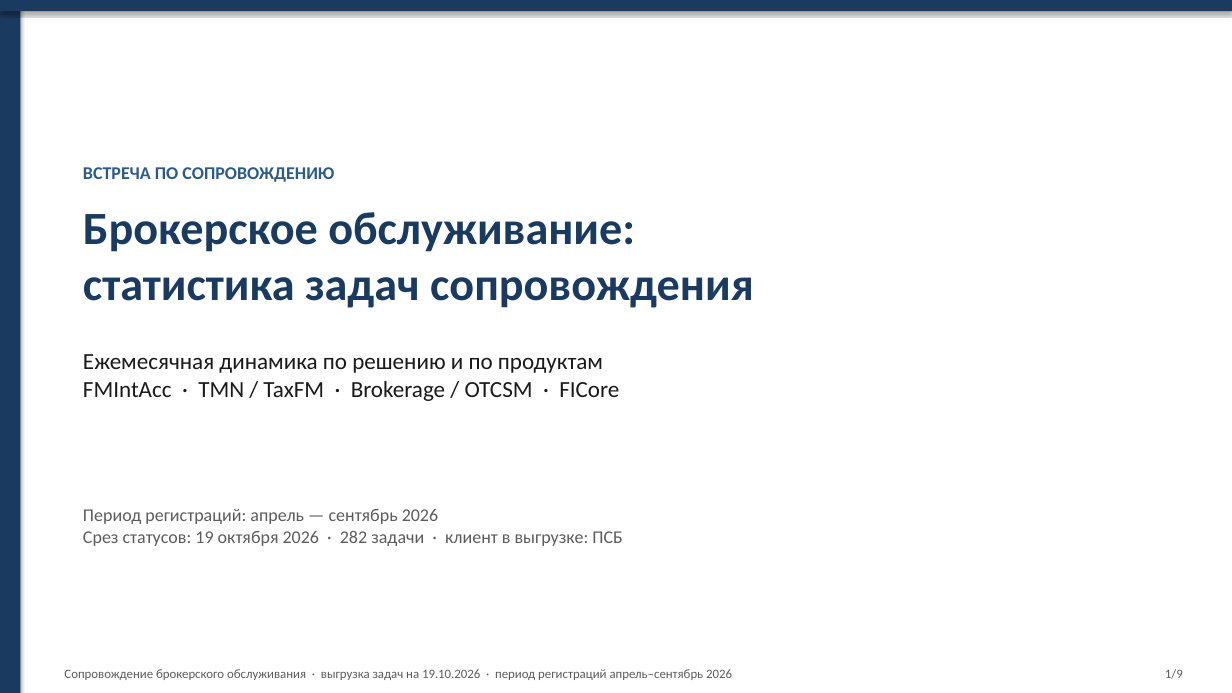
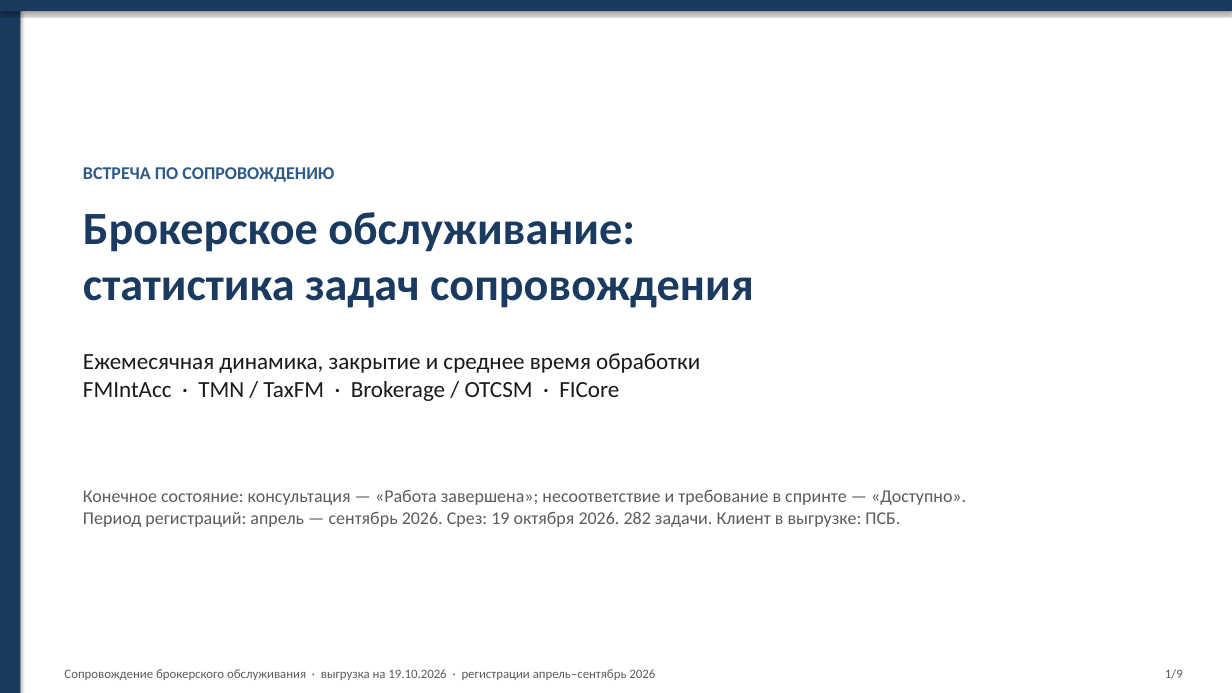
Before and after one commit to kkokurin799/Work, a slide deck: slide 1 of support-stats/brokerage_support_stats.pptx. Drawn at 1232x693 pixels with LibreOffice and Linux fonts; fonts in the diff are those of the drawing. Boxes give left, top, right and bottom in pixels: in the first picture for what was removed or moved away, otherwise in the second. Text is boxed around its words. In the diff, an @@ line names an element or a change of style, - is before the commit and + after.

```diff
--- a/support-stats/brokerage_support_stats.pptx
+++ b/support-stats/brokerage_support_stats.pptx
@@ text at box(83, 353, 700, 401): text changed @@
-Ежемесячная динамика по решению и по продуктам
-FMIntAcc · TMN / TaxFM · Brokerage / OTCSM · FICore
+Ежемесячная динамика, закрытие и среднее время обработки
+FMIntAcc · TMN / TaxFM · Brokerage / OTCSM · FICore
@@ text at box(83, 490, 966, 527): text changed @@
-Период регистраций: апрель — сентябрь 2026
-Срез статусов: 19 октября 2026 · 282 задачи · клиент в выгрузке: ПСБ
+Конечное состояние: консультация — «Работа завершена»; несоответствие и требование в спринте — «Доступно».
+Период регистраций: апрель — сентябрь 2026. Срез: 19 октября 2026. 282 задачи. Клиент в выгрузке: ПСБ.
@@ text at box(64, 669, 655, 680): text changed @@
-Сопровождение брокерского обслуживания · выгрузка задач на 19.10.2026 · период регистраций апрель–сентябрь 2026
+Сопровождение брокерского обслуживания · выгрузка на 19.10.2026 · регистрации апрель–сентябрь 2026
```
Also in this commit, not shown: 7 other slides changed, 1 slide added, 1 slide removed, 2 other files.
